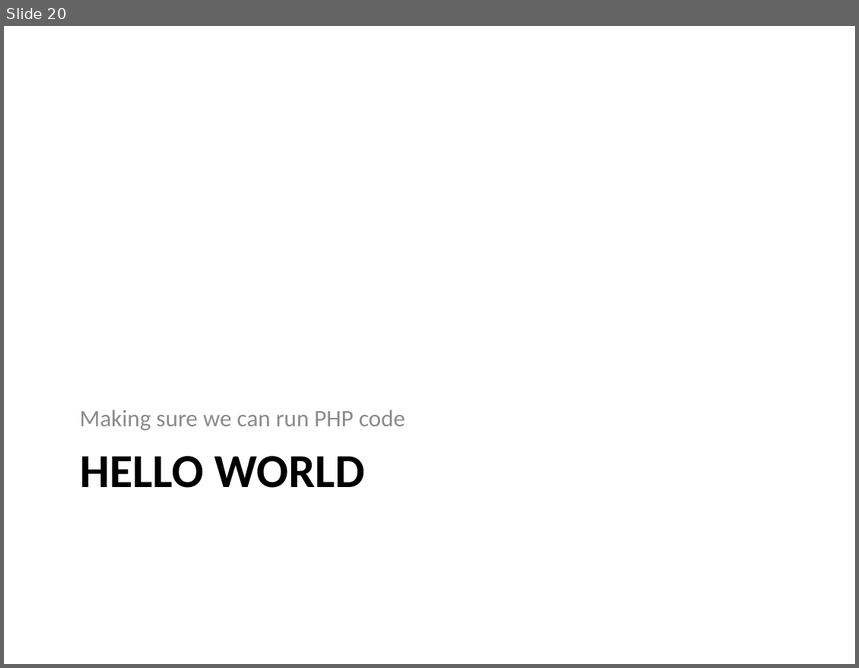
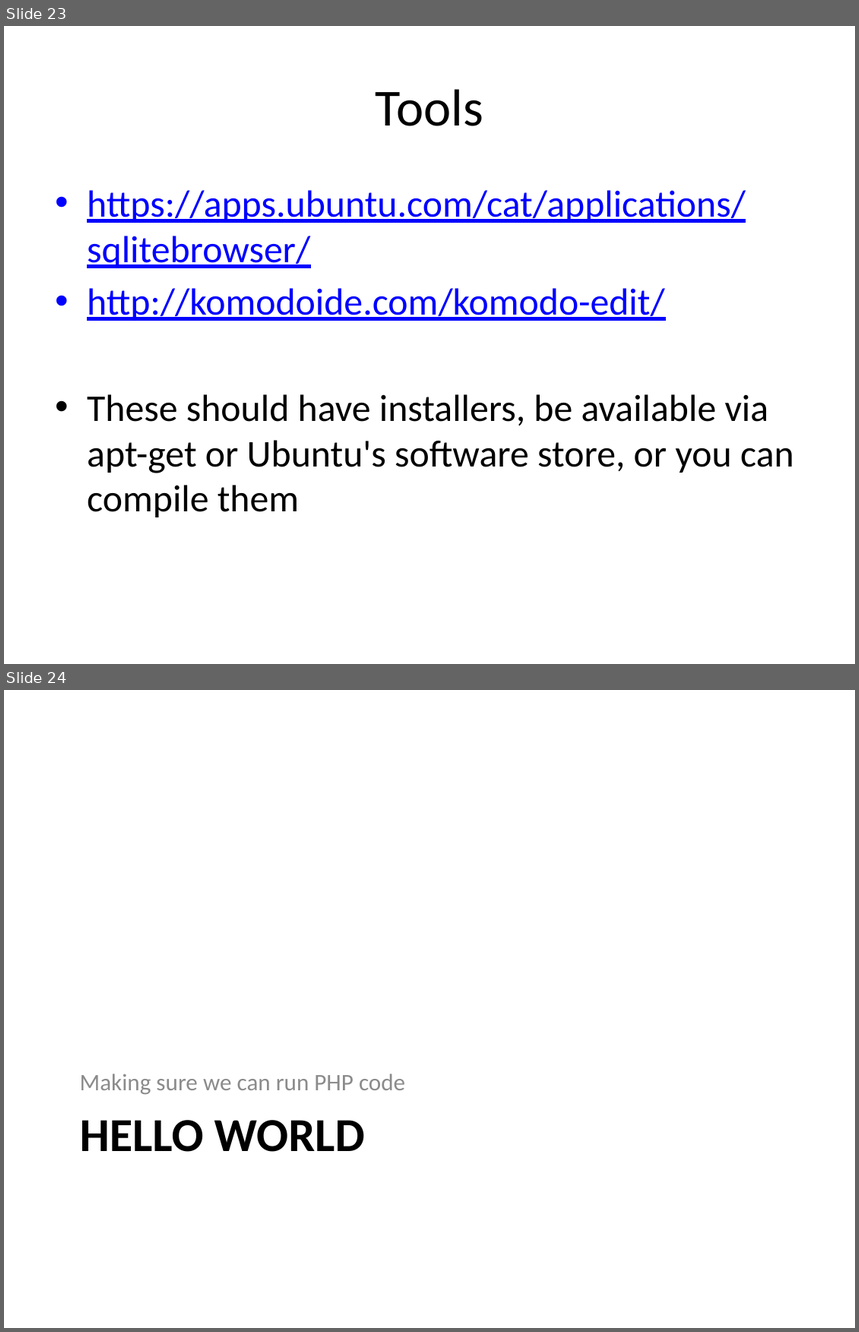
Before and after one commit to PHPEmbark/curriculum, a slide deck: course/0 - Setup/Setup.pptx. Shown one above the other, each under a label of ours: slide 20 before the commit, slides 23 and 24 after it. The pictures are 859x668 and 859x1332 pixels, drawn with LibreOffice and Linux fonts; fonts in the diff are those of the drawing. Boxes give left, top, right and bottom in pixels: in the first picture for what was removed or moved away, otherwise in the second. Text is boxed around its words. In the diff, an @@ line names an element or a change of style, - is before the commit and + after.

```diff
--- a/course/0 - Setup/Setup.pptx
+++ b/course/0 - Setup/Setup.pptx
@@ slide 23 added at [4,26,855,664], background #FFFFFF @@
@@ title added at [376,89,484,126], 44 pt, text #000000 @@
+Tools
@@ text added at [87,190,794,518], 32 pt, text #000000 @@
+• https://apps.ubuntu.com/cat/applications/sqlitebrowser/
+• http://komodoide.com/komodo-edit/
+• These should have installers, be available via apt-get or Ubuntu's software store, or you can compile them
@@ what was slide 20 is now slide 24 @@
```
Also in this commit, not shown: 7 slides changed, 5 other slides added, 2 slides removed, 2 other files.
